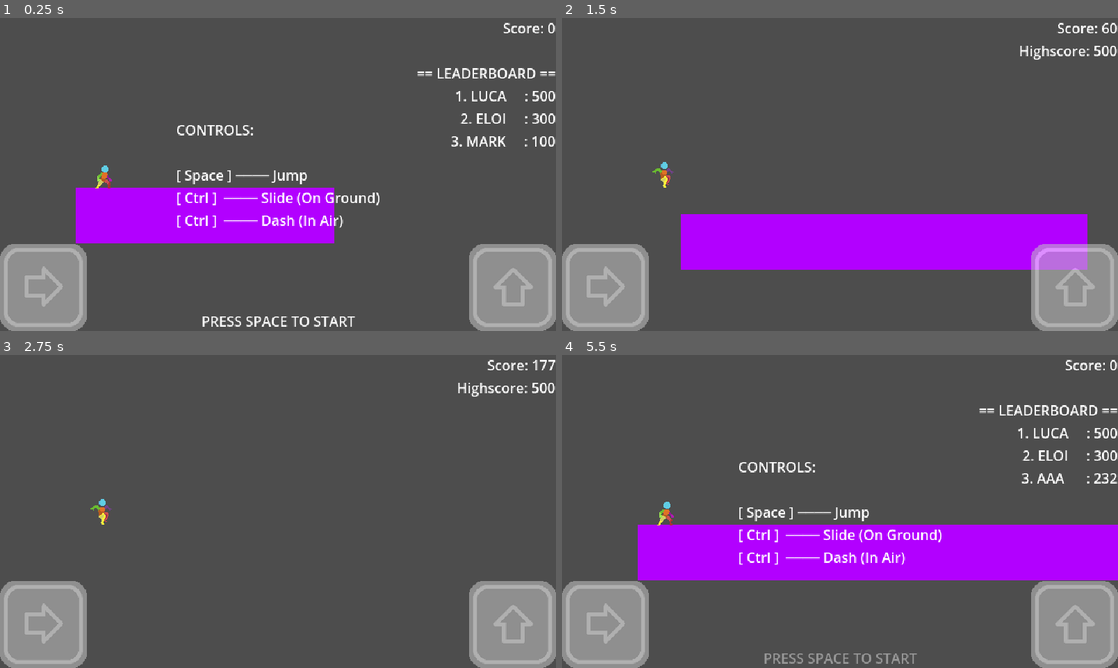
Above: before the commit, frames 1-4 (two rows, left to right).
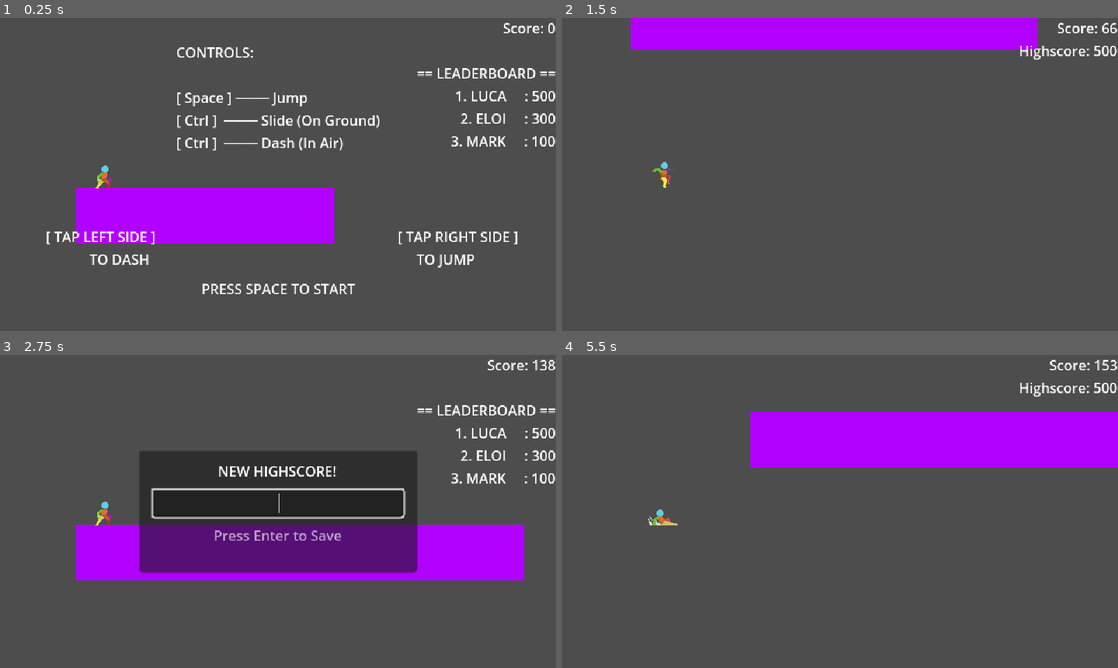
Above: after the commit, the same moments.

Repository: mschonberger/runner
Game: Godot game, scene res://scenes/main.tscn
Two runs of this game, one before a commit and one after it. Both use one fixed random seed, a clock stepped at 60 frames per second and the inputs below.
Inputs:
- Up to frame 1 (0.25 s): no input
- Up to frame 2 (1.5 s): tap Space (jump) at 0.5, 0.77, 0.8, 1.07, 1.35 s; hold Ctrl (dash) 0.53-1.28 s
- Up to frame 3 (2.75 s): tap Space (jump) at 1.52, 1.82, 2.3 s; tap Ctrl (dash) at 1.55 s; hold Ctrl (dash) from 2.03 s (still down)
- Up to frame 4 (5.5 s): tap Enter at 2.75, 3.5 s; release Ctrl (dash) at 2.78 s; tap Ctrl (dash) at 2.85, 4.35 s; tap Space (jump) at 3.02, 3.32, 3.6, 3.77, 4.07, 4.52, 4.82, 5.3 s; hold Ctrl (dash) from 5.03 s (still down)

The runs differ from the first frame. In frame 1, 13% of the frame differs, in the area x 0-100%, y 9-100%; in frame 2, 28%; in frame 3, 36%; in frame 4, 37%, in the area x 0-100%, y 1-100%.

Commit message:
Minor adjustments
- Touch Controls are not visible during gameplay
- Player can touch the left side of the screen to dash/slide and the right side of the screen to jump
- Made invisible platforms let the player fall through once their are completely invisible
- Fixed a bug where the player would jump automatically when the game is started

Diff:
--- a/scenes/main.tscn
+++ b/scenes/main.tscn
@@ -61,8 +61,9 @@
 anchor_right = 0.5
 anchor_bottom = 1.0
 offset_left = -79.5
-offset_top = -23.0
+offset_top = -60.0
 offset_right = 79.5
+offset_bottom = -37.0
 grow_horizontal = 2
 grow_vertical = 0
 text = "Push [Space] to start"
@@ -75,11 +76,27 @@
 anchor_right = 0.5
 anchor_bottom = 0.5
 offset_left = -79.5
-offset_top = -11.5
+offset_top = -100.0
 offset_right = 79.5
-offset_bottom = 11.5
+offset_bottom = -77.0
 grow_horizontal = 2
 grow_vertical = 2
 text = "Controls"
 
+[node name="TouchControlsLabel" type="Label" parent="UI"]
+anchors_preset = 8
+anchor_left = 0.5
+anchor_top = 0.5
+anchor_right = 0.5
+anchor_bottom = 0.5
+offset_left = -300.0
+offset_top = 60.0
+offset_right = 311.0
+offset_bottom = 109.0
+grow_horizontal = 2
+grow_vertical = 2
+text = "[ TAP LEFT SIDE ]                                                                   [ TAP RIGHT SIDE ]
+TO DASH                                                                          TO JUMP"
+horizontal_alignment = 1
+
 [node name="MobileControls" parent="." instance=ExtResource("10_choun")]
--- a/scenes/mobile_controls.tscn
+++ b/scenes/mobile_controls.tscn
@@ -1,9 +1,6 @@
-[gd_scene load_steps=5 format=3 uid="uid://c70kn4k378y2f"]
+[gd_scene load_steps=2 format=3 uid="uid://c70kn4k378y2f"]
 
-[ext_resource type="Texture2D" uid="uid://c7deysg2wcp0g" path="res://art/ui/jump.png" id="1_4rjyr"]
-[ext_resource type="Texture2D" uid="uid://d12kpg2lnoawm" path="res://art/ui/jump_pressed.png" id="2_y1te1"]
-[ext_resource type="Texture2D" uid="uid://bu11y06b270mx" path="res://art/ui/dash.png" id="3_puaky"]
-[ext_resource type="Texture2D" uid="uid://cadj0kdfsisro" path="res://art/ui/dash_pressed.png" id="4_yr8f1"]
+[ext_resource type="Texture2D" uid="uid://c7clch783stfq" path="res://art/ui/TouchArea.png" id="1_k8ypl"]
 
 [node name="MobileControls" type="CanvasLayer"]
 
@@ -16,13 +13,12 @@
 grow_vertical = 2
 
 [node name="JumpButton" type="TouchScreenButton" parent="Layout"]
-position = Vector2(540, 260)
-texture_normal = ExtResource("1_4rjyr")
-texture_pressed = ExtResource("2_y1te1")
+position = Vector2(320, 0)
+texture_normal = ExtResource("1_k8ypl")
+texture_pressed = ExtResource("1_k8ypl")
 action = "jump"
 
 [node name="DashButton" type="TouchScreenButton" parent="Layout"]
-position = Vector2(0, 260)
-texture_normal = ExtResource("3_puaky")
-texture_pressed = ExtResource("4_yr8f1")
+texture_normal = ExtResource("1_k8ypl")
+texture_pressed = ExtResource("1_k8ypl")
 action = "dash"
--- a/scripts/deadly_obstacle.gd
+++ b/scripts/deadly_obstacle.gd
@@ -5,6 +5,6 @@
 
 func _on_body_entered(body: Node) -> void:
 	if body != null and body.is_in_group("player"):
-		# Check if the player has a death/reset method and invoke it immediately
 		if body.has_method("_die_and_reset"):
-			body.call("_die_and_reset")
+			# 🚨 FIX: Defer the death sequence until the physics step finishes
+			body.call_deferred("_die_and_reset")
--- a/scripts/invisible_platform_chunk.gd
+++ b/scripts/invisible_platform_chunk.gd
@@ -2,12 +2,12 @@
 
 @onready var sprite: Sprite2D = $Sprite2D
 
-@export var start_fade_distance_px: float = 0.0  # Fade starts here
-@export var full_fade_distance_px: float = -240.0    # Fully invisible here
+@export var start_fade_distance_px: float = 100.0
+@export var full_fade_distance_px: float = -280.0
+
+var _is_hidden: bool = false
 
 func _ready() -> void:
-
-	# Safety check: Ensure the sprite exists and reset its visibility
 	if sprite == null:
 		push_error("InvisiblePlatformChunk: Missing Sprite2D child node!")
 	else:
@@ -15,24 +15,27 @@
 		sprite.visible = true
 
 func _physics_process(delta: float) -> void:
-	# Keep the base movement processing active so it scrolls left
+	# Keep the base horizontal world scrolling active
 	super._physics_process(delta)
 
-	if sprite == null:
+	if sprite == null or _is_hidden:
 		return
 
 	var player := get_tree().get_first_node_in_group("player") as Node2D
 	if player:
-		# Use global_position to ensure camera zoom/offsets don't distort world coordinates
 		var platform_left_edge: float = global_position.x - (chunk_width / 2.0)
 		var distance_to_player: float = platform_left_edge - player.global_position.x
 
 		if distance_to_player > start_fade_distance_px:
-			# Player is far away -> SHOULD BE FULLY VISIBLE
 			sprite.modulate.a = 1.0
 		elif distance_to_player < full_fade_distance_px:
-			# Player reached the edge -> COMPLETELY INVISIBLE
+			# 🚨 THE VANISHING ACT: Completely hide visual asset
 			sprite.modulate.a = 0.0
+			_is_hidden = true
+
+			var col_node = get_node_or_null("CollisionShape2D")
+			if col_node:
+				col_node.set_deferred("disabled", true)
 		else:
 			# Smoothly transition alpha between the two points
 			var alpha := remap(distance_to_player, full_fade_distance_px, start_fade_distance_px, 0.0, 1.0)
--- a/scripts/player.gd
+++ b/scripts/player.gd
@@ -176,7 +176,6 @@
 	else:
 		coyote_time_left -= delta
 
-
 func _handle_start_or_jump() -> void:
 	if gm != null and not gm.can_start:
 		return
@@ -184,17 +183,15 @@
 	if not Input.is_action_just_pressed("jump"):
 		return
 
+	# 🚨 THE REFINEMENT: Wake up the game on the first press, then stop executing!
 	if not started:
 		started = true
 		if gm != null:
 			gm.start_running()
-
-		# Give an immediate upward jump velocity when kicking off from the start screen
-		velocity.y = _effective_jump_velocity()
-		state = PlayerState.JUMP
-		coyote_time_left = 0.0
-		return
-
+		state = PlayerState.WALK
+		return # 👈 CRITICAL: This prevents the code below from executing on the first frame!
+
+	# Any button presses AFTER the game has started will pass through safely down here
 	if coyote_time_left > 0.0:
 		velocity.y = _effective_jump_velocity()
 		state = PlayerState.JUMP
@@ -367,12 +364,11 @@
 	_dash_cooldown_left = 0.0
 	_air_dash_used_this_air = false
 	_start_cooldown_on_next_landing = false
-	floor_snap_length = 0.0
 
 	if standard_shape != null:
-		standard_shape.disabled = false
+		standard_shape.set_deferred("disabled", false)
 	if dash_shape != null:
-		dash_shape.disabled = true
+		dash_shape.set_deferred("disabled", true)
 
 	if spawner != null:
 		spawner.reset_spawner()
--- a/scripts/ui.gd
+++ b/scripts/ui.gd
@@ -1,8 +1,10 @@
+# res://scripts/ui.gd
 extends CanvasLayer
 
 @onready var label: Label = $ScoreLabel
 @onready var start_label: Label = $StartLabel
 @onready var controls_label: Label = $ControlsLabel
+@onready var touch_label: Label = $TouchControlsLabel # Hooked up successfully!
 
 var gm: GameManager
 var blink_timer: float = 0.0
@@ -16,6 +18,10 @@
 	gm = get_parent().get_node("GameManager")
 	if gm != null:
 		gm.highscore_achieved.connect(_on_highscore_triggered)
+
+	# Initial structural state check
+	if touch_label:
+		touch_label.visible = true
 
 	_setup_initial_ui_text()
 	_build_procedural_entry_ui()
@@ -31,9 +37,13 @@
 	if gm.running or entry_panel.visible:
 		if start_label != null: start_label.visible = false
 		if controls_label != null: controls_label.visible = false
+		# 🚨 NEW: Hide touch control instructions instantly when playing or entering highscores
+		if touch_label != null: touch_label.visible = false
 	else:
 		if start_label != null: start_label.visible = true
 		if controls_label != null: controls_label.visible = true
+		# 🚨 NEW: Restore touch control hints on the idle start screen
+		if touch_label != null: touch_label.visible = true
 
 		blink_timer += delta
 		if start_label != null:
Binary file added: art/ui/TouchArea.png
Not shown, added: art/ui/TouchArea.png.import
